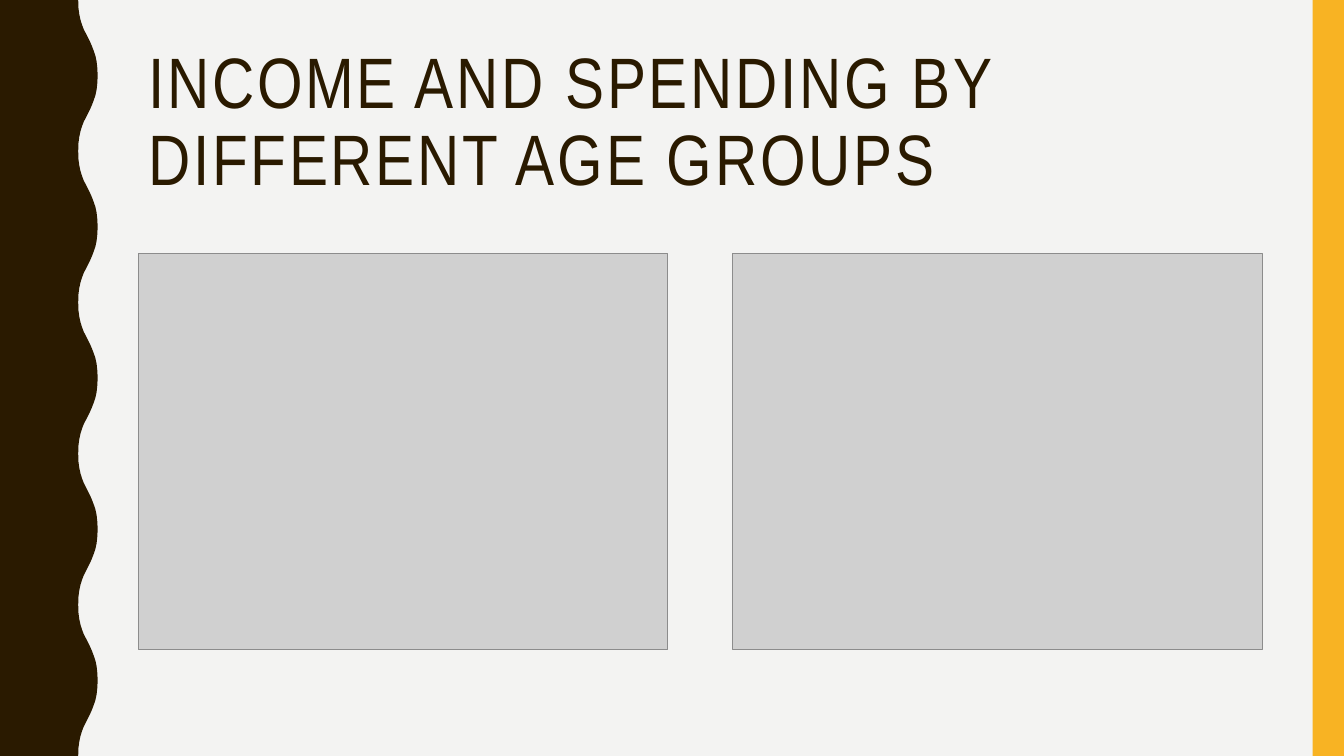
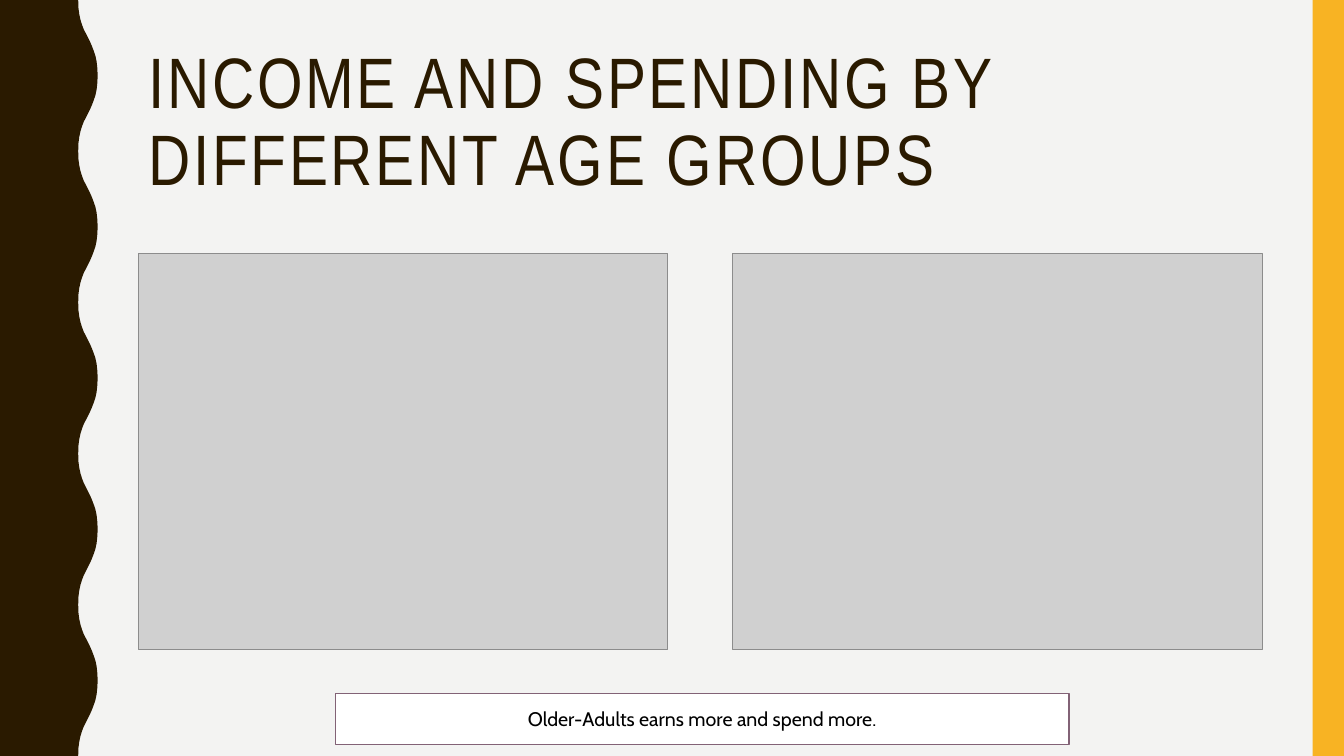
Before and after one commit to RojeshDhakal/IOD, a slide deck: slide 18 of Mini_Project_3/Mini Project 3.pptx. Drawn at 1344x756 pixels with LibreOffice and Linux fonts; fonts in the diff are those of the drawing; grey boxes stand for pictures. Boxes give left, top, right and bottom in pixels: in the first picture for what was removed or moved away, otherwise in the second. Text is boxed around its words. In the diff, an @@ line names an element or a change of style, - is before the commit and + after.

```diff
--- a/Mini_Project_3/Mini Project 3.pptx
+++ b/Mini_Project_3/Mini Project 3.pptx
@@ rectangle added at bbox=[336, 694, 1069, 745], fill #FFFFFF, outline #826276 1 pt, 14 pt, text #000000 @@
+Older-Adults earns more and spend more.
```
Also in this commit, not shown: 9 other slides changed, 1 slide added, 1 slide removed, 28 other files.
